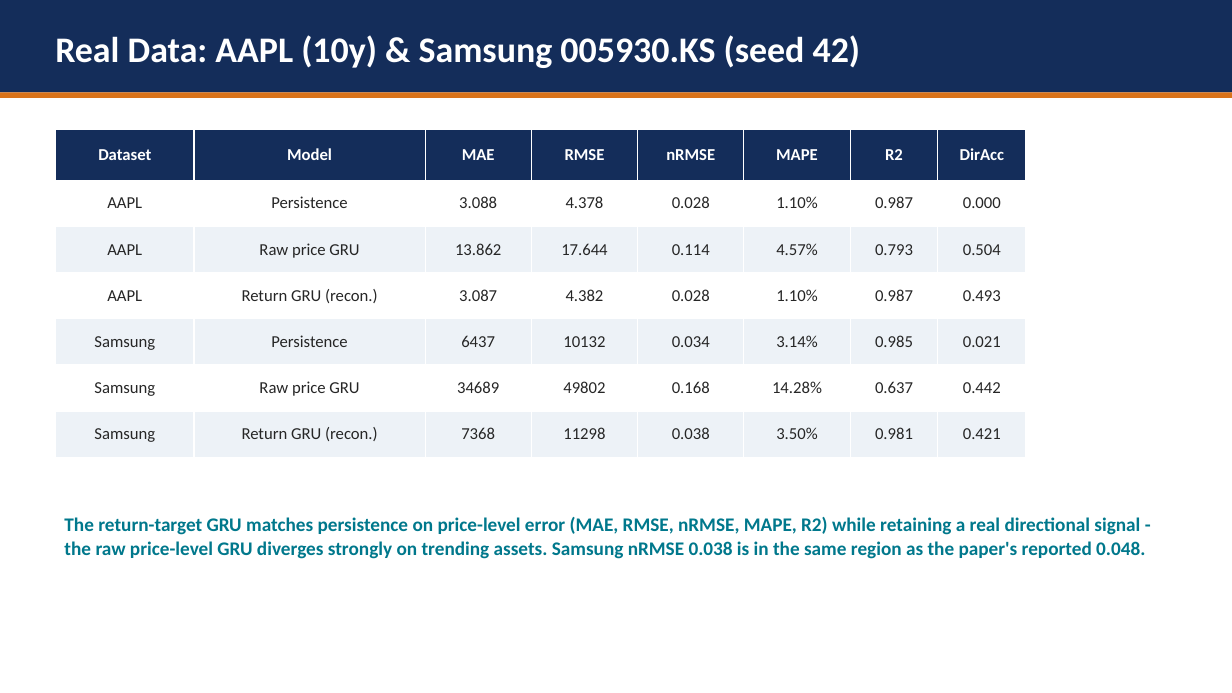
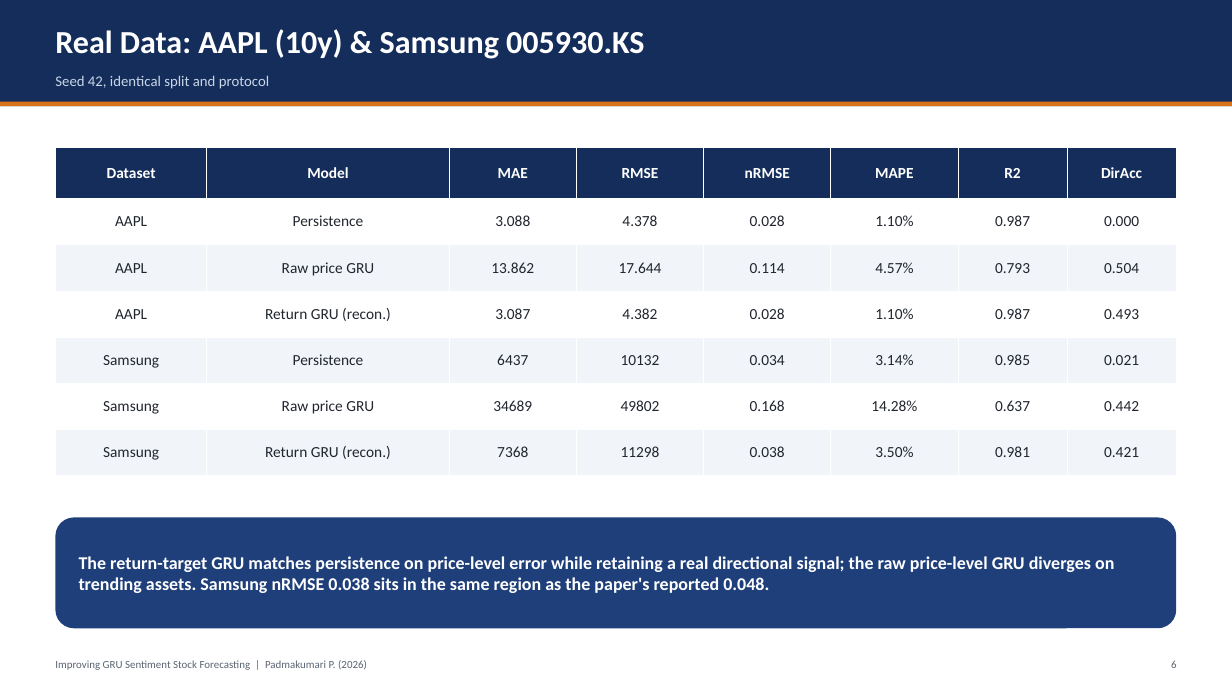
Before and after one commit to hudaifahwins/improving-gru-sentiment-stock-forecasting-padmakumari-maam, a slide deck: slide 7 of PROJECT_PRESENTATION.pptx. Drawn at 1232x693 pixels with LibreOffice and Linux fonts; fonts in the diff are those of the drawing. Boxes give left, top, right and bottom in pixels: in the first picture for what was removed or moved away, otherwise in the second. Text is boxed around its words. In the diff, an @@ line names an element or a change of style, - is before the commit and + after.

Commit message:
design: rebuild presentation with consistent grid, no overlapping shapes

```diff
--- a/PROJECT_PRESENTATION.pptx
+++ b/PROJECT_PRESENTATION.pptx
@@ rectangle: place and size @@
-rectangle at (0,0,1232,92)
+rectangle at (0,0,1232,106)
@@ text at (55,29,644,59): text changed; size 28 to 25 pt @@
-Real Data: AAPL (10y) & Samsung 005930.KS (seed 42)
+Real Data: AAPL (10y) & Samsung 005930.KS
@@ text added at (55,75,269,89), 11.5 pt, text #C9D6E8 @@
+Seed 42, identical split and protocol
@@ rectangle: place and size @@
-rectangle at (0,92,1232,98)
+rectangle at (0,102,1232,106)
@@ table at (55,148,1177,476) @@
@@ fill #EDF2F7 to #F1F4F9 in 24 cells @@
@@ size 13 to 12 pt @@
@@ text colour #262626 to #21262E in "AAPL", "Persistence", "3.088", "4.378" and 44 more places @@
@@ table: place and size @@
-table at (55,129,1026,457)
+table at (55,148,1177,476)
@@ rounded rectangle added at (55,518,1177,628), fill #1F3F7A @@
@@ text "The return-target GRU matches persistence ..." at (79,556,1114,593): vertical alignment top to middle @@
@@ text at (79,556,1114,593): text changed; size 15 to 14 pt; text colour #00788C to #FFFFFF @@
-The return-target GRU matches persistence on price-level error (MAE, RMSE, nRMSE, MAPE, R2) while retaining a real directional signal - the raw price-level GRU diverges strongly on trending assets. Samsung nRMSE 0.038 is in the same region as the paper's reported 0.048.
+The return-target GRU matches persistence on price-level error while retaining a real directional signal; the raw price-level GRU diverges on trending assets. Samsung nRMSE 0.038 sits in the same region as the paper's reported 0.048.
@@ text added at (55,660,367,670), 8.5 pt, text #5A6472 @@
+Improving GRU Sentiment Stock Forecasting | Padmakumari P. (2026)
@@ text added at (1171,660,1177,668), 8.5 pt, text #5A6472 @@
+6
```
Also in this commit, not shown: 11 other slides changed.
